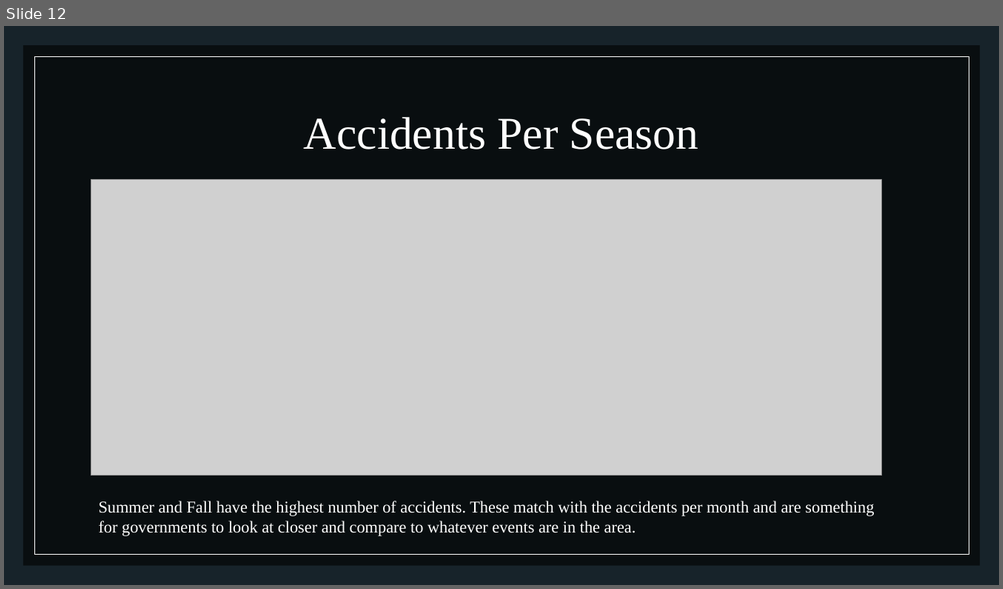
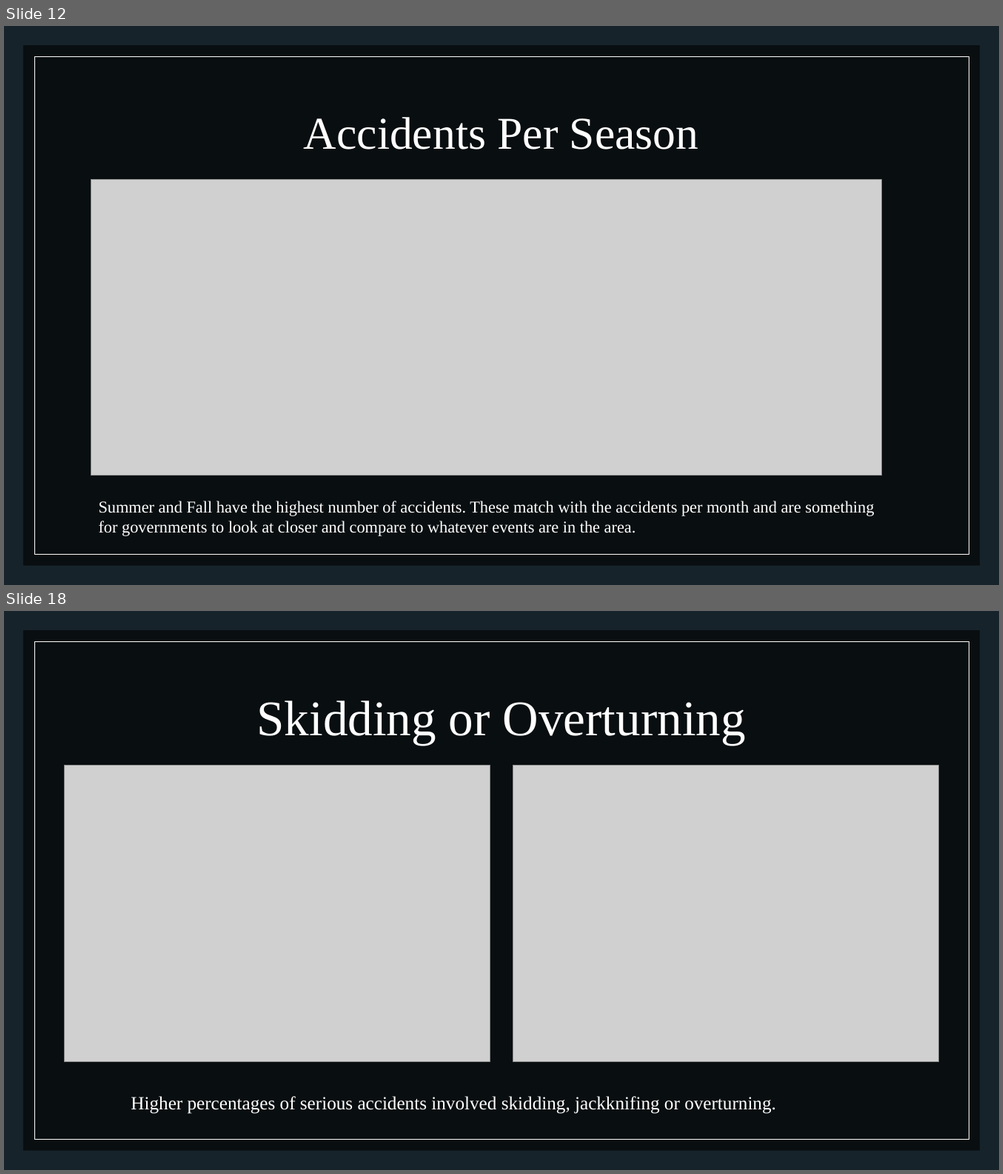
Before and after one commit to GenTaylor/Traffic-Accident-Analysis, a slide deck: Traffic Analysis and Severity Prediction.pptx. Shown one above the other, each under a label of ours: slide 12 before the commit, slides 12 and 18 after it; the slides between them are not shown. The pictures are 1003x589 and 1003x1174 pixels, drawn with LibreOffice and Linux fonts; fonts in the diff are those of the drawing; grey boxes stand for pictures. Boxes give left, top, right and bottom in pixels: in the first picture for what was removed or moved away, otherwise in the second. Text is boxed around its words. In the diff, an @@ line names an element or a change of style, - is before the commit and + after.

```diff
--- a/Traffic Analysis and Severity Prediction.pptx
+++ b/Traffic Analysis and Severity Prediction.pptx
@@ slide 18 added at [4, 611, 999, 1170], background #17232A; not listed: 2 template elements that a slide beside it also shows @@
@@ title added at [257, 701, 745, 744], 48 pt, text #FFFFFF @@
+Skidding or Overturning
@@ picture added at [65, 766, 489, 1062] @@
@@ picture added at [513, 766, 938, 1062] @@
@@ text added at [131, 1096, 776, 1114], 18 pt, text #FFFFFF @@
+Higher percentages of serious accidents involved skidding, jackknifing or overturning.
```
Also in this commit, not shown: 2 slides changed, 19 other slides added, 2 slides removed.
